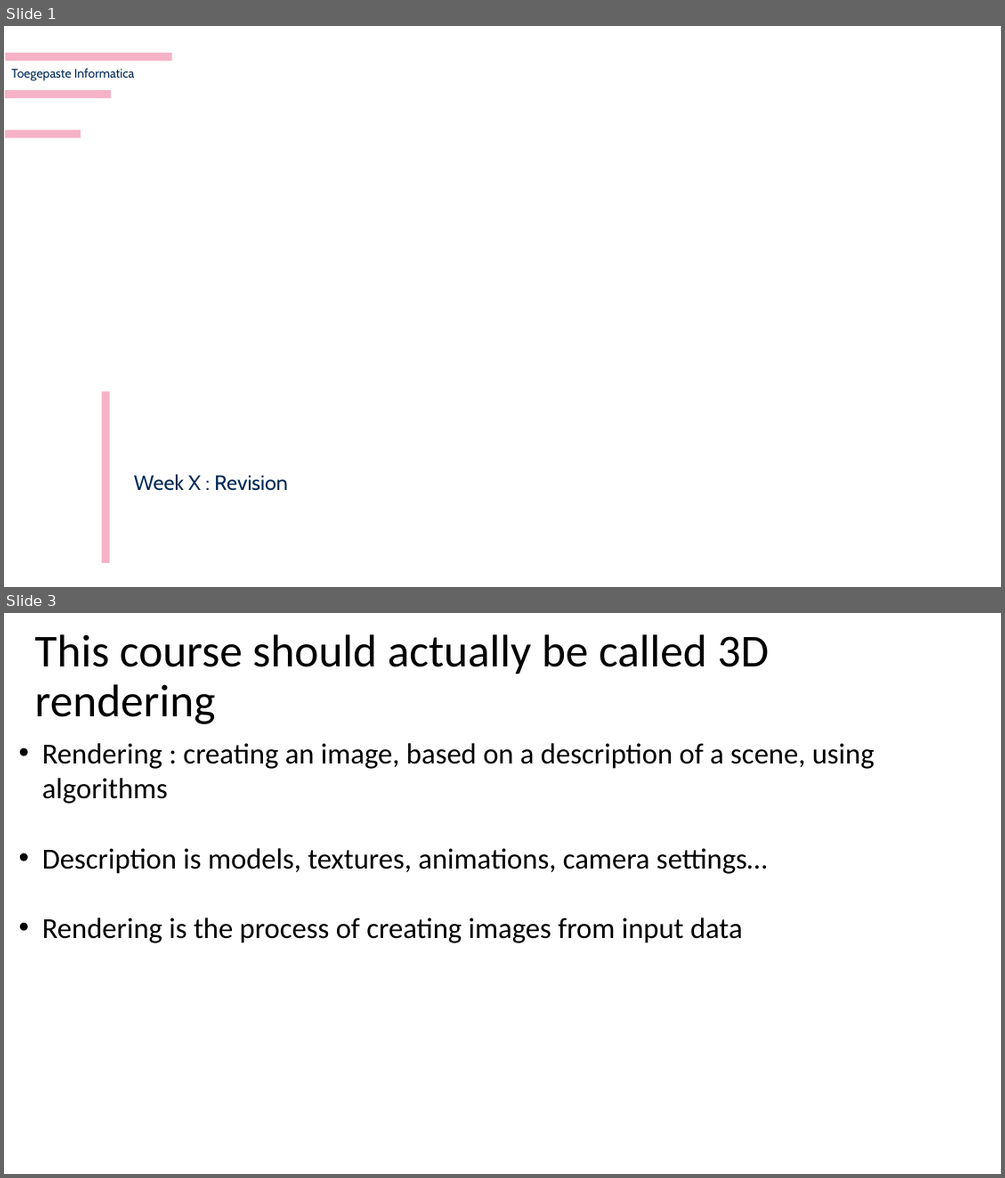
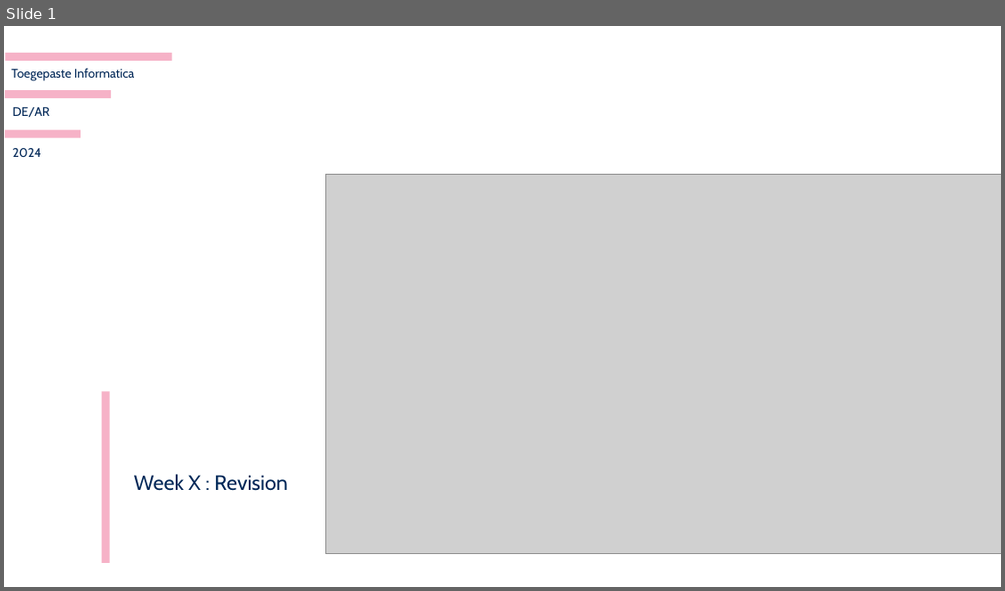
Before and after one commit to harveypekar/3dgraphics, a slide deck: course/3d_revision.pptx. Shown one above the other, each under a label of ours: slides 1 and 3 before the commit, slide 1 after it; the slides between them are not shown. The pictures are 1005x1178 and 1005x591 pixels, drawn with LibreOffice and Linux fonts; fonts in the diff are those of the drawing; grey boxes stand for pictures; background and template pictures are left out. Boxes give left, top, right and bottom in pixels: in the first picture for what was removed or moved away, otherwise in the second. Text is boxed around its words. In the diff, an @@ line names an element or a change of style, - is before the commit and + after.

```diff
--- a/course/3d_revision.pptx
+++ b/course/3d_revision.pptx
@@ slide 3 removed at bbox=[4, 613, 1001, 1174], background #FFFFFF @@
@@ title removed at bbox=[35, 634, 769, 724] @@
-This course should actually be called 3D rendering
@@ text removed at bbox=[42, 743, 874, 943] @@
-• Rendering : creating an image, based on a description of a scene, using algorithms
-• Description is models, textures, animations, camera settings…
-• Rendering is the process of creating images from input data
@@ slide 1 changed as well @@
@@ text added at bbox=[13, 107, 50, 118], 12 pt, text #002757 @@
+DE/AR
@@ text added at bbox=[13, 148, 41, 157], 12 pt, text #002757 @@
+2024
@@ picture added at bbox=[325, 174, 1001, 554] @@
```
Also in this commit, not shown: 20 slides added, 19 other slides removed.
